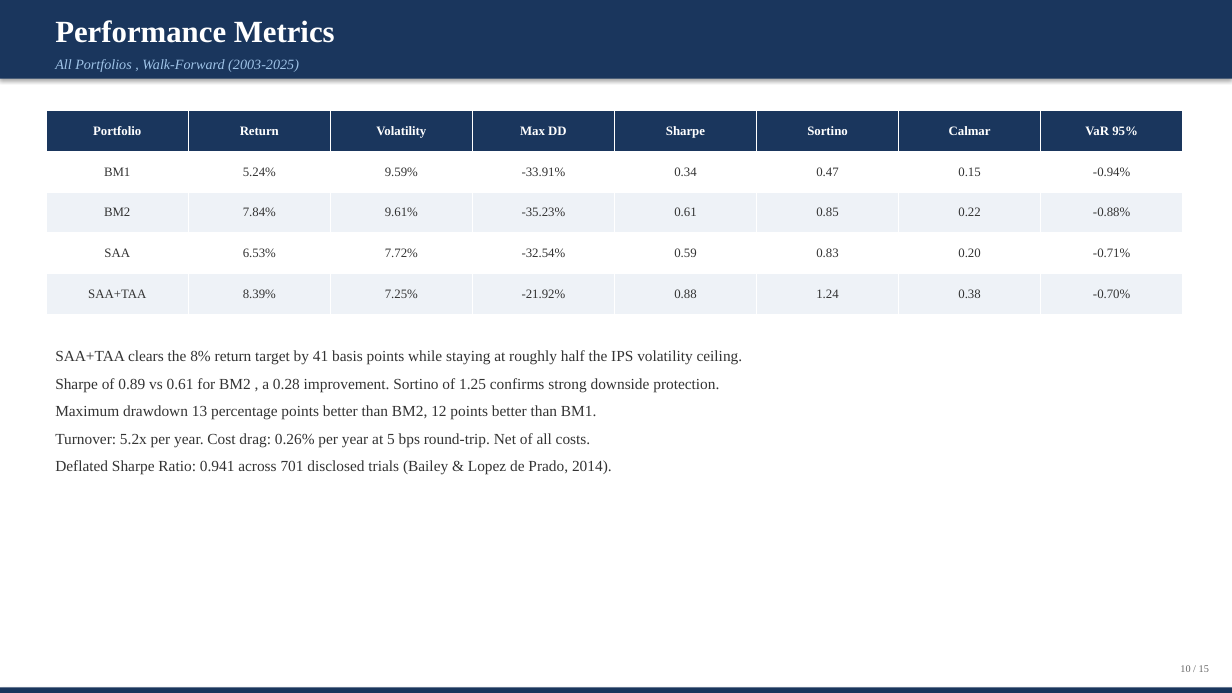
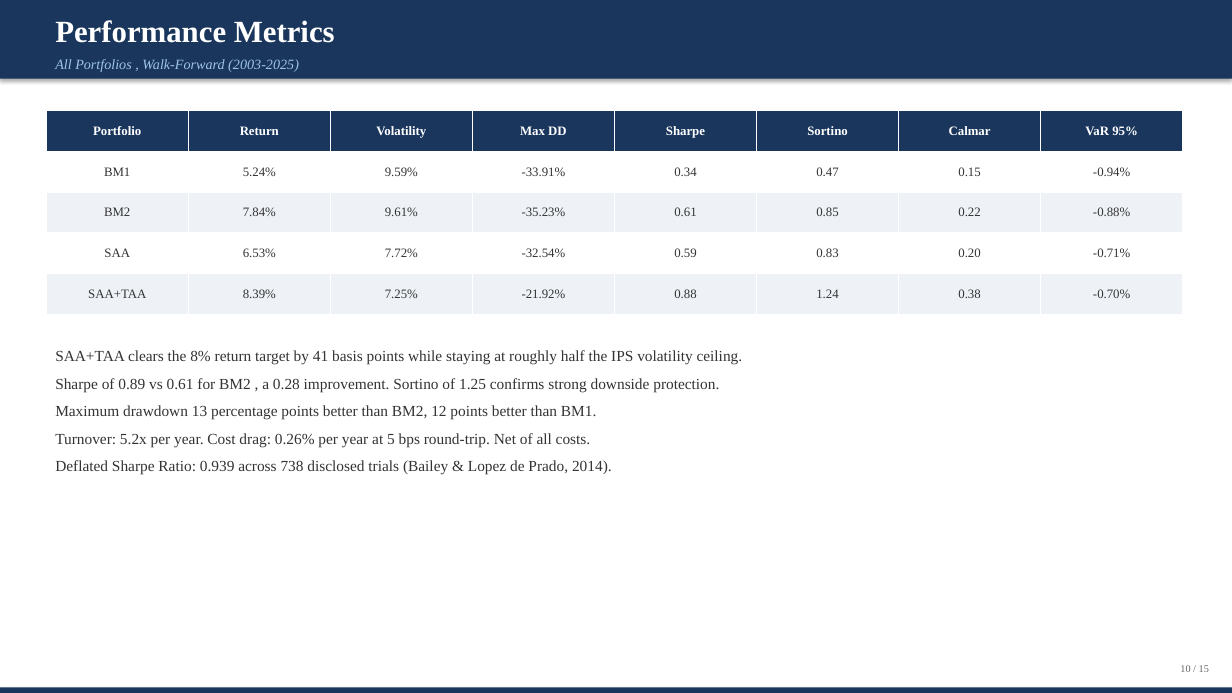
Before and after one commit to Scott-Switzer/FIN496-Foundation-Project, a slide deck: slide 10 of taa_project/outputs/reports/whitmore_deck.pptx. Drawn at 1232x693 pixels with LibreOffice and Linux fonts; fonts in the diff are those of the drawing. Boxes give left, top, right and bottom in pixels: in the first picture for what was removed or moved away, otherwise in the second. Text is boxed around its words. In the diff, an @@ line names an element or a change of style, - is before the commit and + after.

```diff
--- a/taa_project/outputs/reports/whitmore_deck.pptx
+++ b/taa_project/outputs/reports/whitmore_deck.pptx
@@ text at (55, 460, 612, 475): text changed @@
-Deflated Sharpe Ratio: 0.941 across 701 disclosed trials (Bailey & Lopez de Prado, 2014).
+Deflated Sharpe Ratio: 0.939 across 738 disclosed trials (Bailey & Lopez de Prado, 2014).
```
Also in this commit, not shown: 4 other slides changed, 24 other files.
